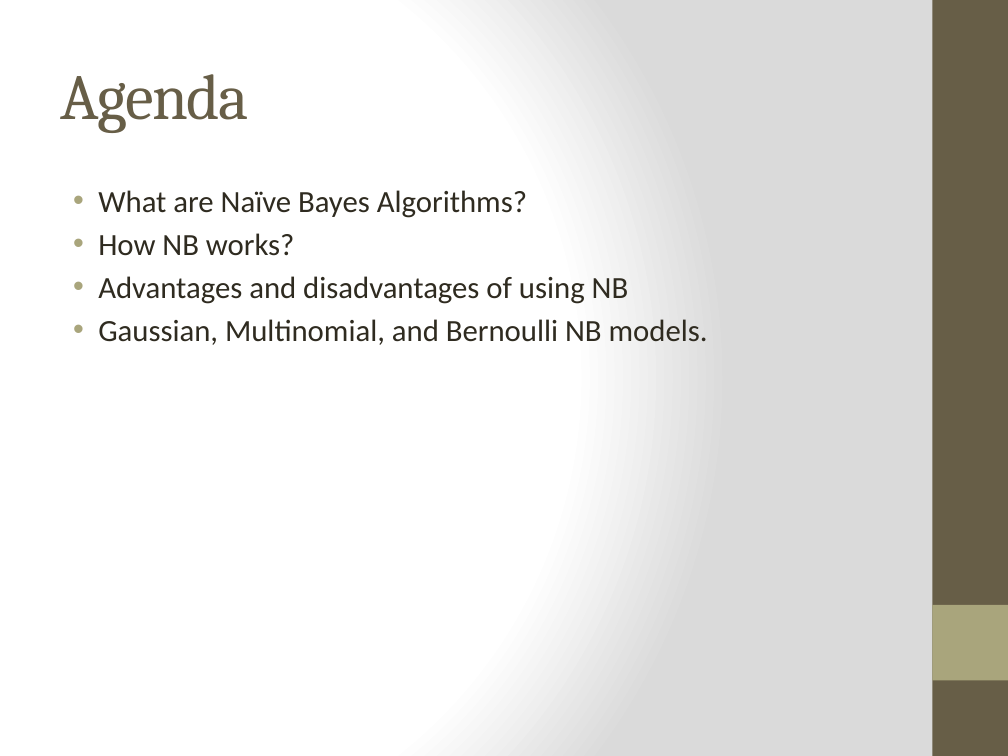
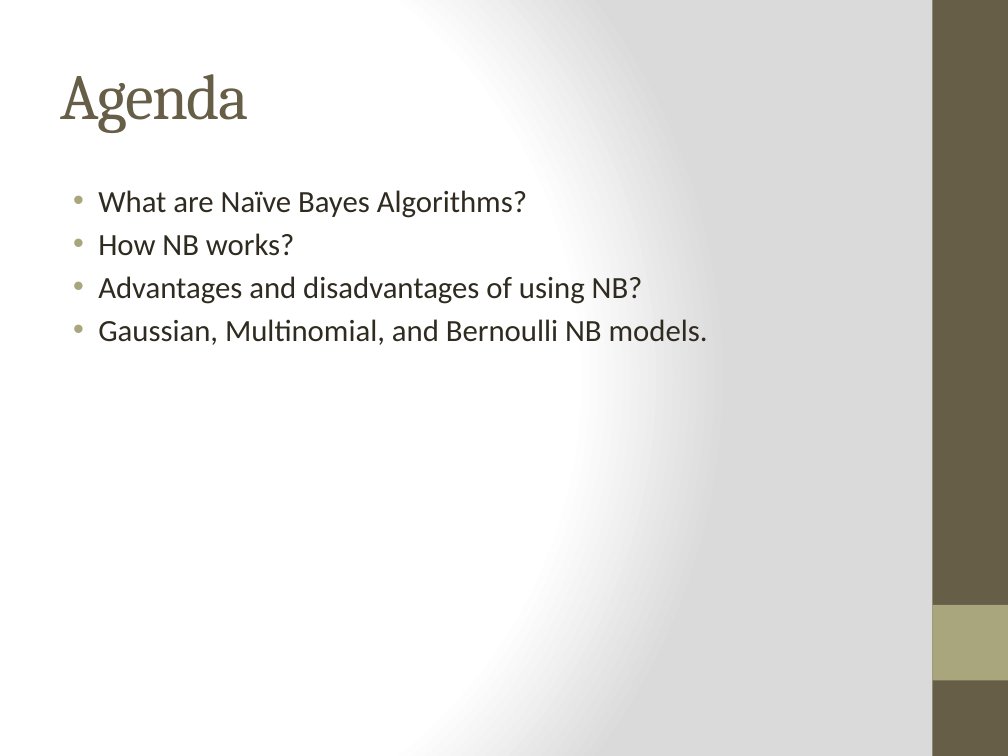
Before and after one commit to karlazz/SF-DAT-20, a slide deck: slide 2 of Lecture Notes-Slides/Lecture 17.pptx. Drawn at 1008x756 pixels with LibreOffice and Linux fonts; fonts in the diff are those of the drawing. Boxes give left, top, right and bottom in pixels: in the first picture for what was removed or moved away, otherwise in the second. Text is boxed around its words. In the diff, an @@ line names an element or a change of style, - is before the commit and + after.

```diff
--- a/Lecture Notes-Slides/Lecture 17.pptx
+++ b/Lecture Notes-Slides/Lecture 17.pptx
@@ text at [98, 276, 643, 304]: text changed @@
-• Advantages and disadvantages of using NB
+• Advantages and disadvantages of using NB?
```
Also in this commit, not shown: 7 other slides changed, 33 other files.
